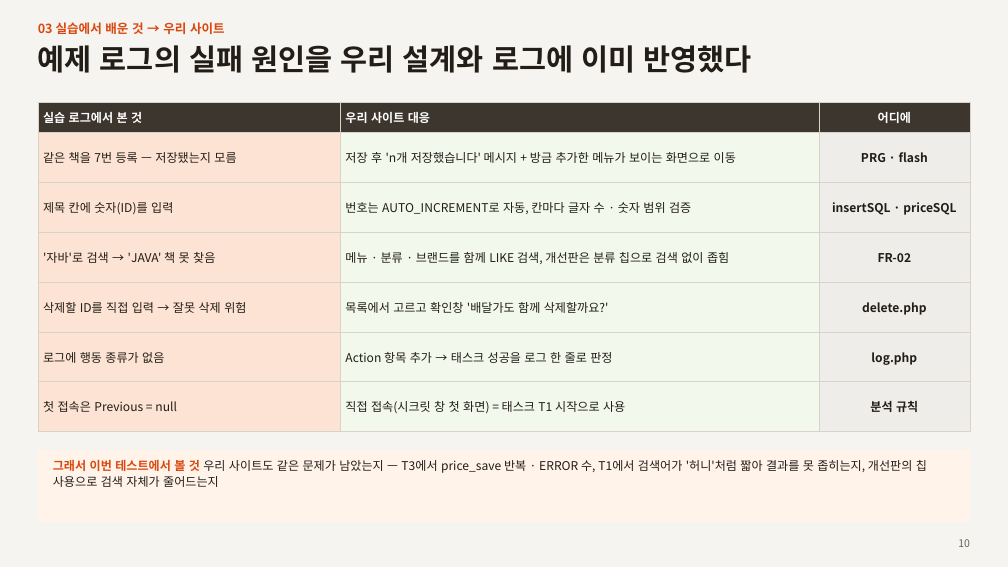
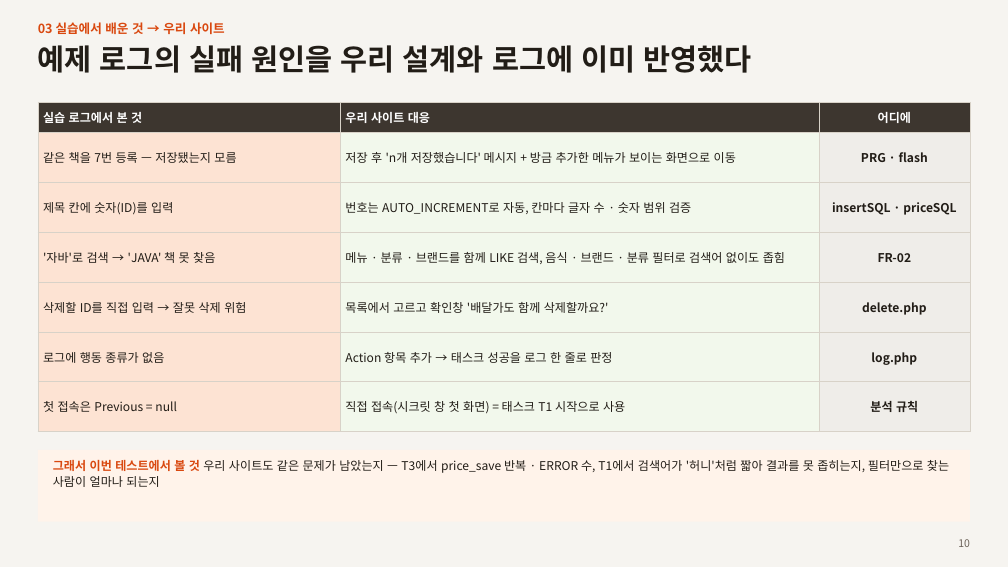
Before and after one commit to rhsiddlrnl/price-gap, a slide deck: slide 10 of 테스트계획_발표자료.pptx. Drawn at 1008x567 pixels with LibreOffice and Linux fonts; fonts in the diff are those of the drawing. Boxes give left, top, right and bottom in pixels: in the first picture for what was removed or moved away, otherwise in the second. Text is boxed around its words. In the diff, an @@ line names an element or a change of style, - is before the commit and + after.

Commit message:
테스트계획 발표자료: 기본/개선 비교 대신 최신 사이트 하나로 테스트
- 3쪽 : '기본 vs 개선' 표 → 테스트 대상 화면 3개(가격 비교 · 차액 랭킹 · 배달가 입력) + 확인할 것 + 태스크·요구
- 2·4·5쪽 : 순서 효과 상쇄 · 사이트별 진행 삭제, 참가자마다 DB 초기화 · 새 시크릿 창
- 6~8쪽 : 로그 지표를 사이트 비교 대신 태스크별 결과 · 목표 시간 기준으로, I열 = 참가자 번호
- 10~13쪽 : 설문지 구성을 사이트 1개 기준으로, 진행 순서 1인 약 15분
- 발표자 노트도 같은 내용으로 수정

```diff
--- a/테스트계획_발표자료.pptx
+++ b/테스트계획_발표자료.pptx
@@ table at (38, 102, 970, 432) @@
-row 4, column 2: 메뉴 · 분류 · 브랜드를 함께 LIKE 검색, 개선판은 분류 칩으로 검색 없이 좁힘
+row 4, column 2: 메뉴 · 분류 · 브랜드를 함께 LIKE 검색, 음식 · 브랜드 · 분류 필터로 검색어 없이도 좁힘
@@ text at (53, 457, 949, 487): text changed @@
-그래서 이번 테스트에서 볼 것 우리 사이트도 같은 문제가 남았는지 — T3에서 price_save 반복 · ERROR 수, T1에서 검색어가 '허니'처럼 짧아 결과를 못 좁히는지, 개선판의 칩 사용으로 검색 자체가 줄어드는지
+그래서 이번 테스트에서 볼 것 우리 사이트도 같은 문제가 남았는지 — T3에서 price_save 반복 · ERROR 수, T1에서 검색어가 '허니'처럼 짧아 결과를 못 좁히는지, 필터만으로 찾는 사람이 얼마나 되는지
```
Also in this commit, not shown: 10 other slides changed, 1 other file.
